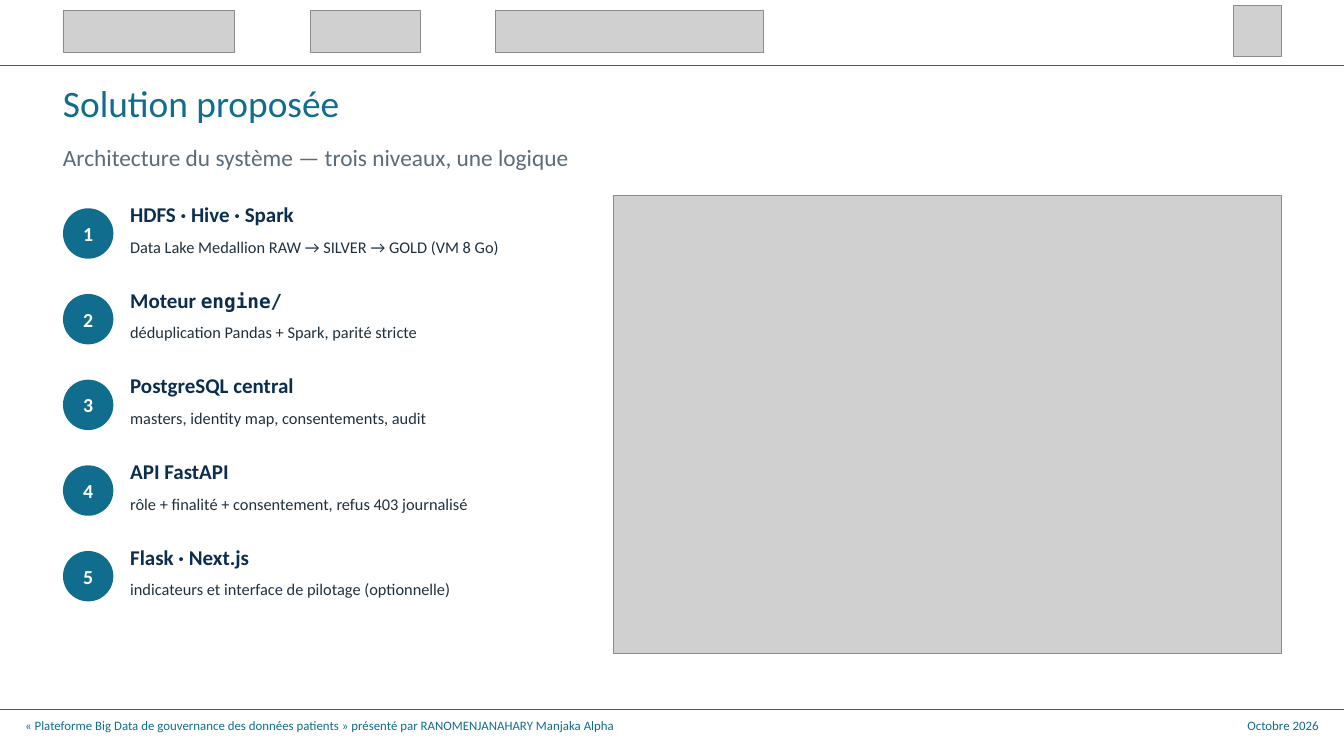
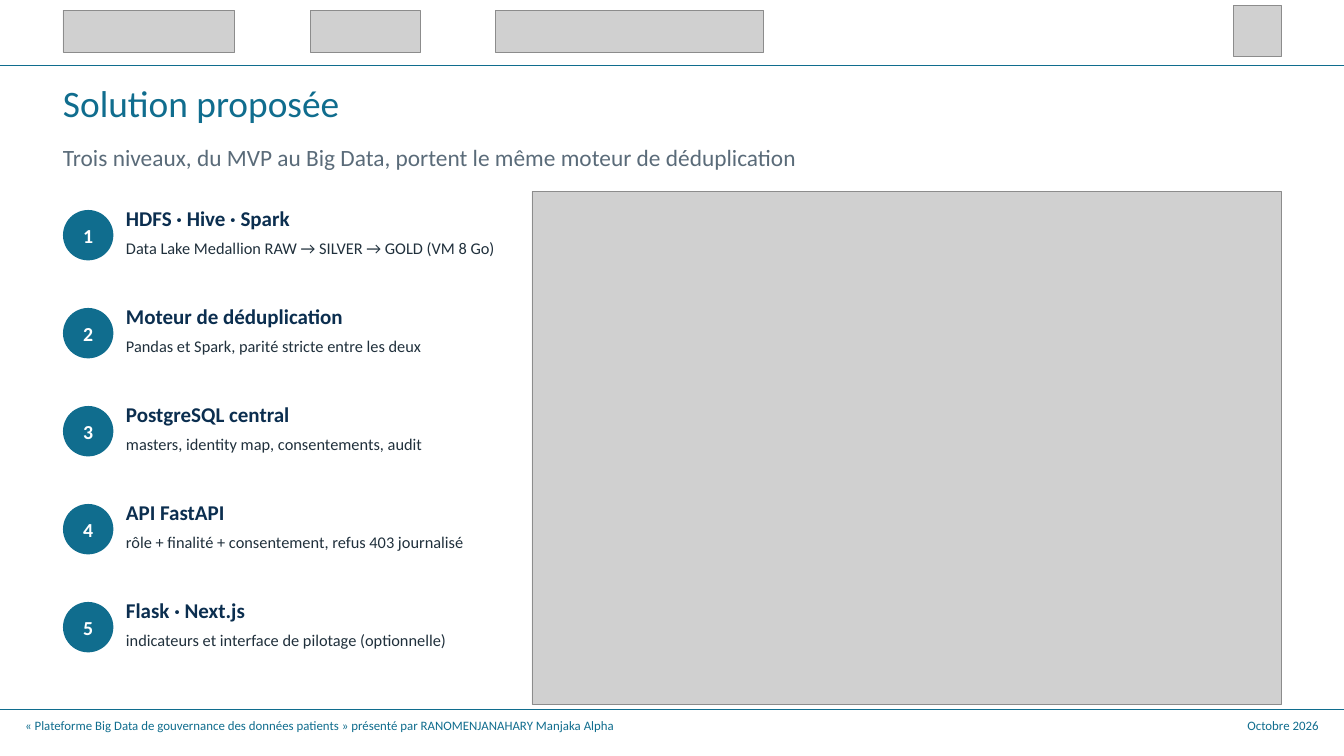
Before and after one commit to Alphamanjaka/test-big-data, a slide deck: slide 13 of documents/slide_soutenance/V2soutenance_m2_mmt_alpha.pptx. Drawn at 1344x756 pixels with LibreOffice and Linux fonts; fonts in the diff are those of the drawing; grey boxes stand for pictures. Boxes give left, top, right and bottom in pixels: in the first picture for what was removed or moved away, otherwise in the second. Text is boxed around its words. In the diff, an @@ line names an element or a change of style, - is before the commit and + after.

```diff
--- a/documents/slide_soutenance/V2soutenance_m2_mmt_alpha.pptx
+++ b/documents/slide_soutenance/V2soutenance_m2_mmt_alpha.pptx
@@ text at (63, 150, 796, 170): text changed @@
-Architecture du système — trois niveaux, une logique
+Trois niveaux, du MVP au Big Data, portent le même moteur de déduplication
@@ text "HDFS · Hive · Spark": place and size @@
-text "HDFS · Hive · Spark" at (130, 207, 294, 226)
+text "HDFS · Hive · Spark" at (126, 211, 290, 230)
@@ picture: place and size @@
-picture at (613, 195, 1281, 653)
+picture at (532, 192, 1281, 705)
@@ text "Data Lake Medallion RAW → ...": place and size @@
-text "Data Lake Medallion RAW → ..." at (130, 241, 499, 255)
+text "Data Lake Medallion RAW → ..." at (126, 242, 495, 256)
@@ ellipse "2": place and size @@
-ellipse "2" at (63, 294, 113, 344)
+ellipse "2" at (63, 308, 113, 359)
@@ text at (126, 309, 342, 328): text changed; size 16.6 to 18 pt; font DejaVu Sans Mono to Calibri @@
-Moteur engine/
+Moteur de déduplication
@@ text at (126, 340, 421, 355): text changed @@
-déduplication Pandas + Spark, parité stricte
+Pandas et Spark, parité stricte entre les deux
@@ ellipse "3": place and size @@
-ellipse "3" at (63, 380, 113, 430)
+ellipse "3" at (63, 406, 113, 456)
@@ text "PostgreSQL central": place and size @@
-text "PostgreSQL central" at (130, 378, 293, 397)
+text "PostgreSQL central" at (126, 407, 289, 426)
@@ text "masters, identity map, consentements, audit": place and size @@
-text "masters, identity map, consentements, audit" at (130, 412, 426, 427)
+text "masters, identity map, consentements, audit" at (126, 438, 422, 453)
@@ ellipse "4": place and size @@
-ellipse "4" at (63, 465, 113, 516)
+ellipse "4" at (63, 504, 113, 554)
@@ text "API FastAPI": place and size @@
-text "API FastAPI" at (130, 465, 228, 479)
+text "API FastAPI" at (126, 506, 224, 520)
@@ text "rôle + finalité + consentement, ...": place and size @@
-text "rôle + finalité + consentement, ..." at (130, 498, 467, 513)
+text "rôle + finalité + consentement, ..." at (126, 536, 463, 551)
@@ text "Flask · Next.js": place and size @@
-text "Flask · Next.js" at (130, 550, 249, 569)
+text "Flask · Next.js" at (126, 603, 245, 622)
@@ ellipse "5": place and size @@
-ellipse "5" at (63, 551, 113, 601)
+ellipse "5" at (63, 602, 113, 653)
@@ text "indicateurs et interface de pilotage ...": place and size @@
-text "indicateurs et interface de pilotage ..." at (130, 583, 450, 598)
+text "indicateurs et interface de pilotage ..." at (126, 634, 446, 649)
```
Also in this commit, not shown: 10 other slides changed, 24 other files.
